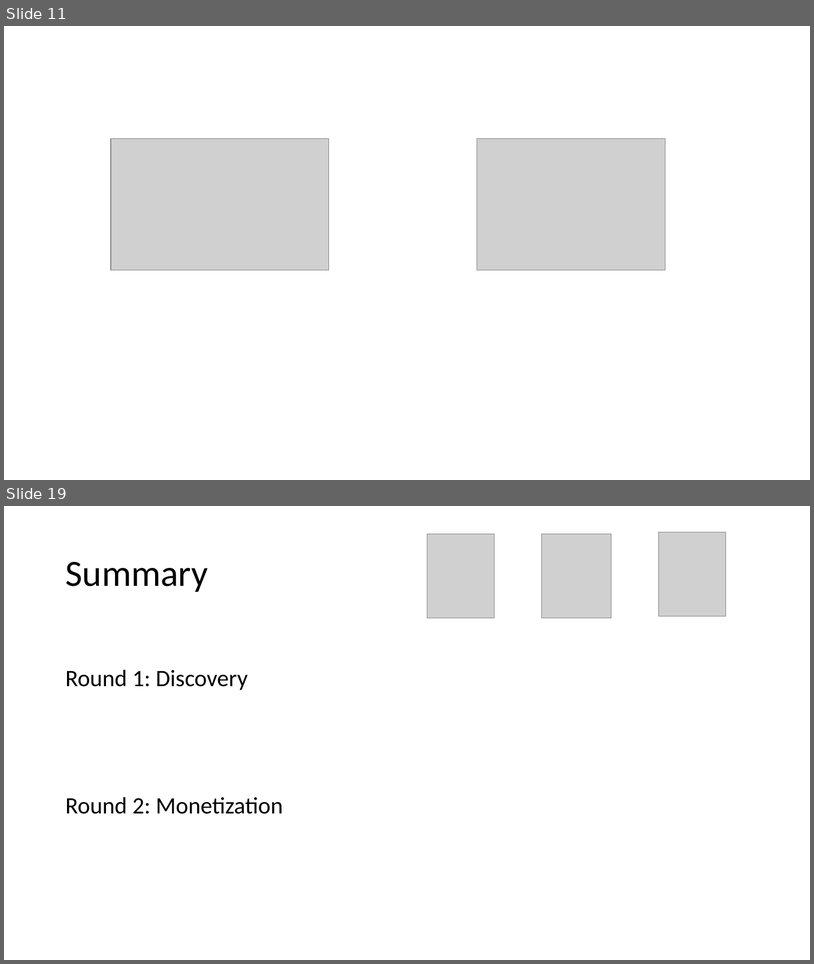
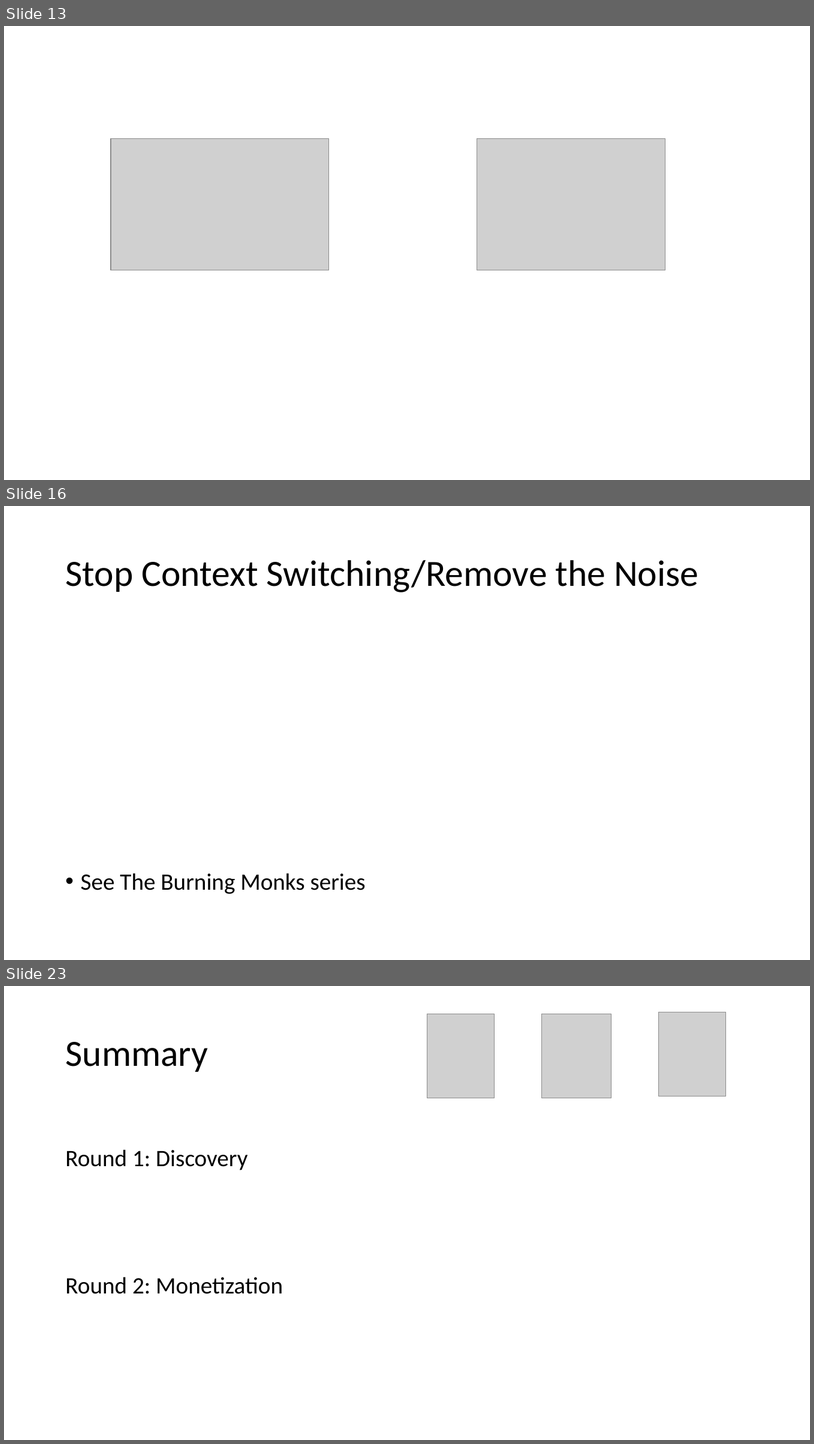
Before and after one commit to jamessdixon/REPL-Driven-Development, a slide deck: REPL-Driven-Development.pptx. Shown one above the other, each under a label of ours: slides 11 and 19 before the commit, slides 13, 16 and 23 after it; the slides between them are not shown. The pictures are 814x964 and 814x1444 pixels, drawn with LibreOffice and Linux fonts; fonts in the diff are those of the drawing; grey boxes stand for pictures. Boxes give left, top, right and bottom in pixels: in the first picture for what was removed or moved away, otherwise in the second. Text is boxed around its words. In the diff, an @@ line names an element or a change of style, - is before the commit and + after.

```diff
--- a/REPL-Driven-Development.pptx
+++ b/REPL-Driven-Development.pptx
@@ slide 16 added at bbox=[4, 506, 810, 960], background #FFFFFF @@
@@ title added at bbox=[65, 560, 699, 592], 44 pt, text #000000 @@
+Stop Context Switching/Remove the Noise
@@ text added at bbox=[81, 873, 366, 894], 28 pt, text #000000 @@
+• See The Burning Monks series
@@ what was slide 11 is now slide 13 @@
@@ what was slide 19 is now slide 23 @@
```
Also in this commit, not shown: 3 slides changed, 11 other slides added, 8 slides removed, 1 other file.
